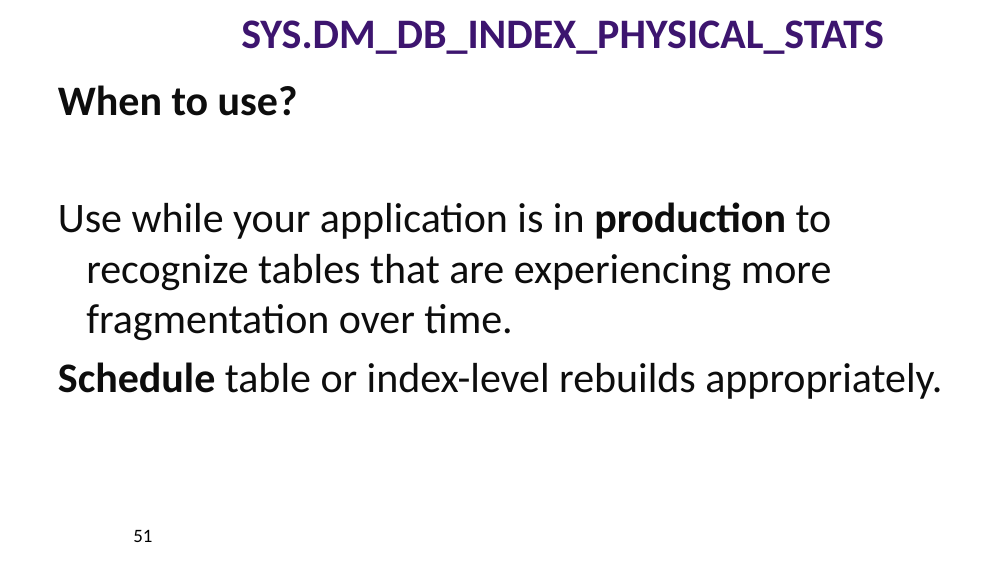
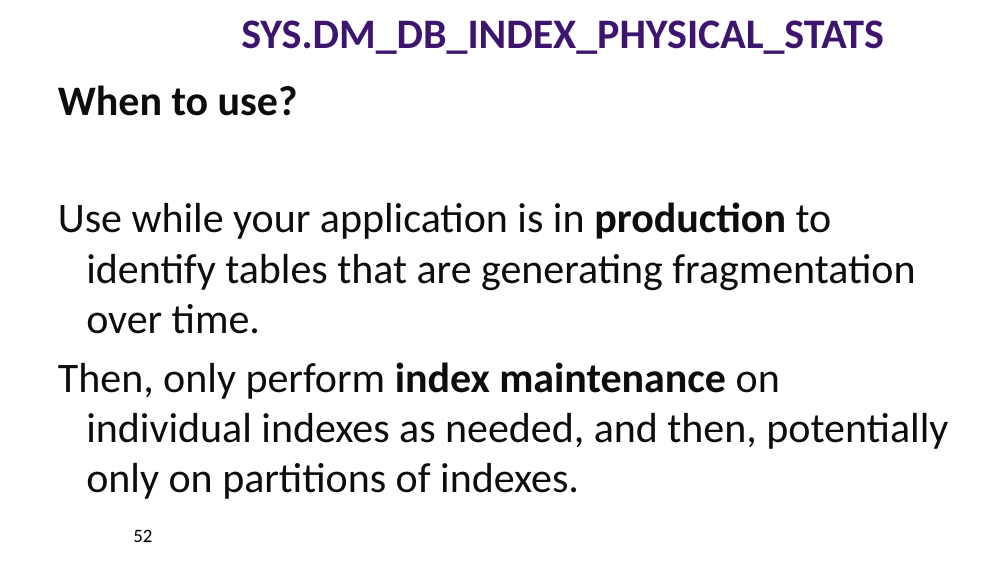
Before and after one commit to williamadba/Public-Presentations, a slide deck: slide 52 of SQLSat Pensacola 2019/DBA Best Practices with DMVs.pptx (slide 51 before the commit). Drawn at 1008x567 pixels with LibreOffice and Linux fonts; fonts in the diff are those of the drawing. Boxes give left, top, right and bottom in pixels: in the first picture for what was removed or moved away, otherwise in the second. Text is boxed around its words. In the diff, an @@ line names an element or a change of style, - is before the commit and + after.

```diff
--- a/SQLSat Pensacola 2019/DBA Best Practices with DMVs.pptx
+++ b/SQLSat Pensacola 2019/DBA Best Practices with DMVs.pptx
@@ text at [58,202,948,499]: text changed @@
-Use while your application is in production to recognize tables that are experiencing more fragmentation over time.
-Schedule table or index-level rebuilds appropriately.
+Use while your application is in production to identify tables that are generating fragmentation over time.
+Then, only perform index maintenance on individual indexes as needed, and then, potentially only on partitions of indexes.
@@ page number at [133,529,152,542]: text changed @@
-51
+52
```
Also in this commit, not shown: 22 other slides changed, 3 slides added, 4 slides removed.
